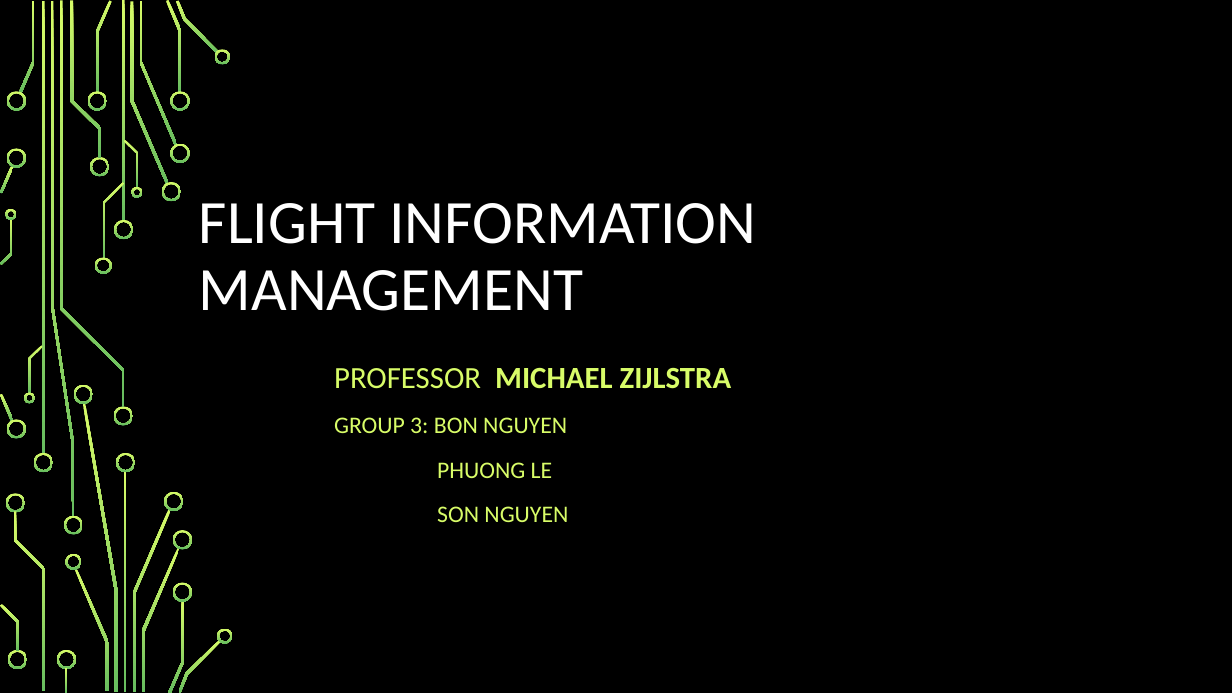
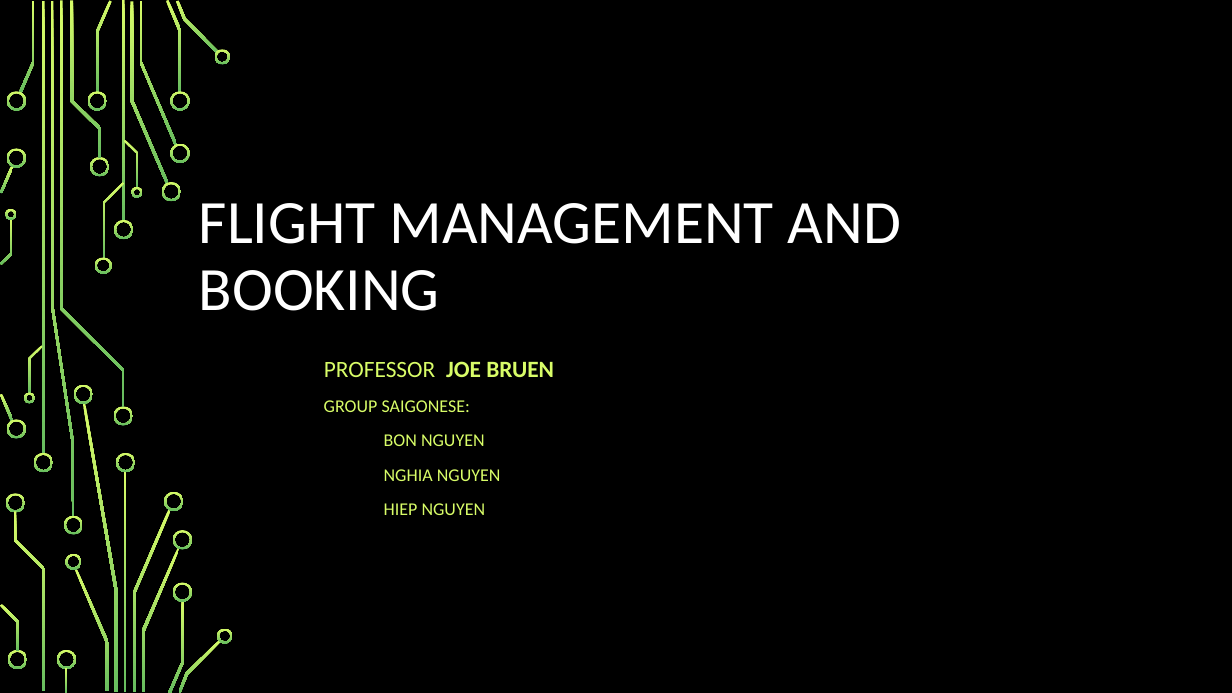
Before and after one commit to nbbon/fms, a slide deck: slide 1 of document/Saigonese-Flight-Management-System.pptx. Drawn at 1232x693 pixels with LibreOffice and Linux fonts; fonts in the diff are those of the drawing; background and template pictures are left out. Boxes give left, top, right and bottom in pixels: in the first picture for what was removed or moved away, otherwise in the second. Text is boxed around its words. In the diff, an @@ line names an element or a change of style, - is before the commit and + after.

```diff
--- a/document/Saigonese-Flight-Management-System.pptx
+++ b/document/Saigonese-Flight-Management-System.pptx
@@ title at (x1=199, y1=203, x2=901, y2=311): text changed @@
-FLIGHT INFORMATION MANAGEMENT
+FLIGHT MANAGEMENT AND BOOKING
@@ subtitle at (x1=324, y1=361, x2=554, y2=515): text changed; size 18.5 to 14 pt @@
-PROFESSOR MICHAEL ZIJLSTRA
-GROUP 3: BON NGUYEN
-PHUONG LE
-SON NGUYEN
+PROFESSOR JOE BRUEN
+GROUP SAIGONESE:
+BON NGUYEN
+NGHIA NGUYEN
+HIEP NGUYEN
```
Also in this commit, not shown: 5 other slides changed, 3 other files.
